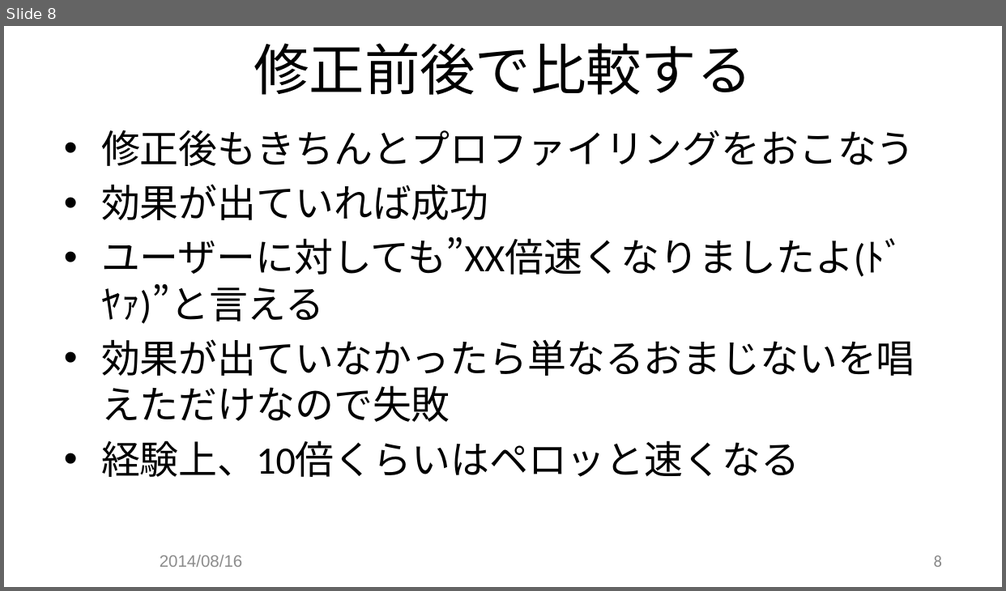
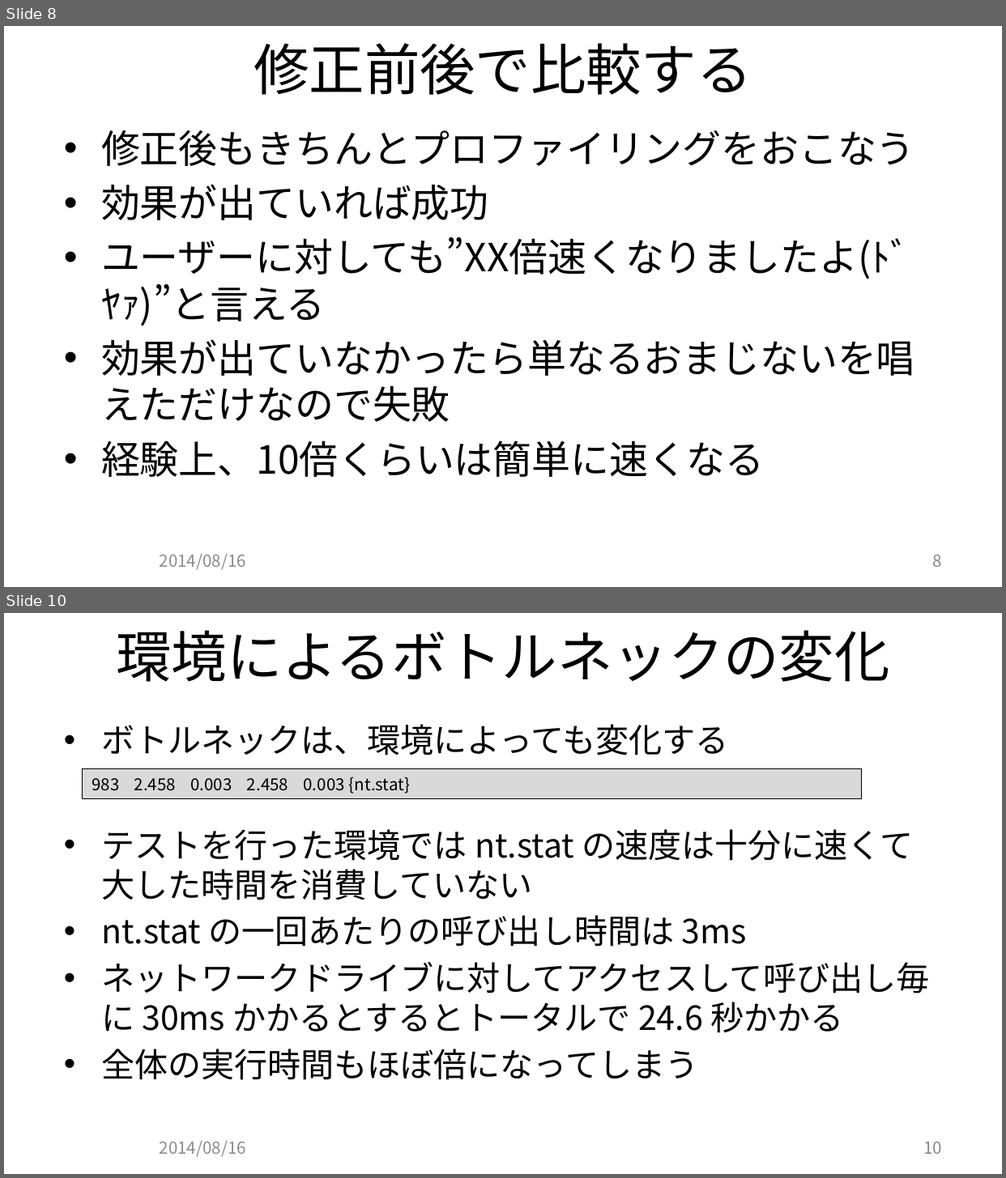
Before and after one commit to JCGS/CEDEC2014, a slide deck: chiyama/2014cedec_chiyama.pptx. Shown one above the other, each under a label of ours: slide 8 before the commit, slides 8 and 10 after it; the slides between them are not shown. The pictures are 1006x591 and 1006x1178 pixels, drawn with LibreOffice and Linux fonts; fonts in the diff are those of the drawing; background and template pictures are left out. Boxes give left, top, right and bottom in pixels: in the first picture for what was removed or moved away, otherwise in the second. Text is boxed around its words. In the diff, an @@ line names an element or a change of style, - is before the commit and + after.

Commit message:
ボトルネック周りの記述を追加

```diff
--- a/chiyama/2014cedec_chiyama.pptx
+++ b/chiyama/2014cedec_chiyama.pptx
@@ slide 10 added at <box>4,613,1002,1174</box>, background picture (left out) @@
@@ title added at <box>116,630,889,682</box>, 40 pt, text #000000 @@
+環境によるボトルネックの変化
@@ text added at <box>101,724,729,756</box>, 24 pt, text #000000 @@
+• ボトルネックは、環境によっても変化する
@@ rectangle added at <box>82,769,861,798</box>, fill #D9D9D9, outline #000000 0.75 pt, 12 pt, text #000000 @@
+983 2.458 0.003 2.458 0.003 {nt.stat}
@@ text added at <box>101,829,929,1080</box>, 24 pt, text #000000 @@
+• テストを行った環境では nt.stat の速度は十分に速くて大した時間を消費していない
+• nt.stat の一回あたりの呼び出し時間は 3ms
+• ネットワークドライブに対してアクセスして呼び出し毎に 30ms かかるとするとトータルで 24.6 秒かかる
+• 全体の実行時間もほぼ倍になってしまう
@@ text added at <box>160,1141,246,1157</box>, 12 pt, text #8C8C8C @@
+2014/08/16
@@ page number added at <box>923,1142,942,1154</box>, 12 pt, text #898989 @@
+10
@@ slide 8 changed as well @@
@@ text at <box>101,130,915,422</box>: font Calibri to Noto Sans CJK JP in "修正後もきちんとプロファイリングをおこなう", "効果が出ていれば成功", "ユーザーに対しても”XX倍速くなりましたよ(ﾄﾞﾔｧ)”と言える", "効果が出ていなかったら単なるおまじないを唱えただけなので失敗" @@
@@ text at <box>101,441,765,477</box>: text changed; font Calibri to Noto Sans CJK JP @@
-• 経験上、10倍くらいはペロッと速くなる
+• 経験上、10倍くらいは簡単に速くなる
@@ text "2014/08/16" at <box>160,554,246,570</box>: font Arial to Noto Sans CJK JP @@
@@ page number at <box>933,555,942,567</box>: font Calibri to Noto Sans CJK JP @@
```
Also in this commit, not shown: 9 other slides changed, 1 other slide added.
